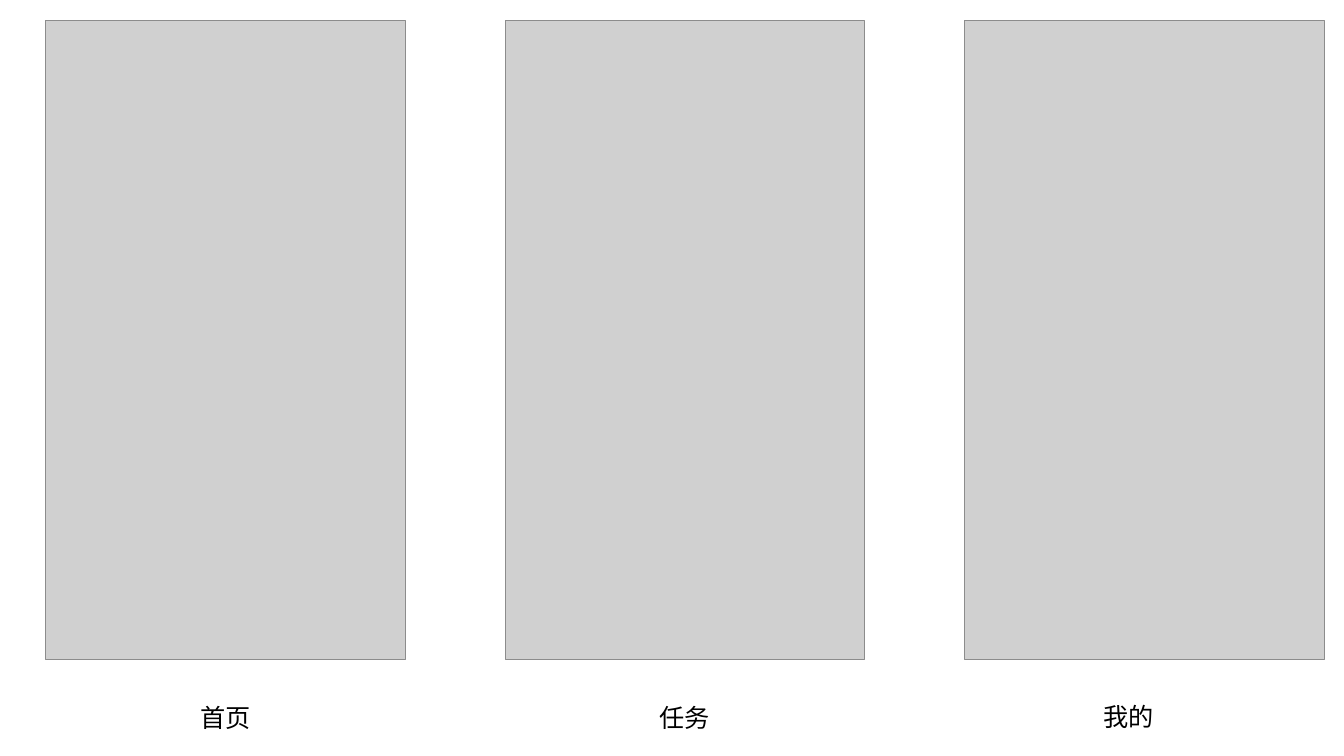
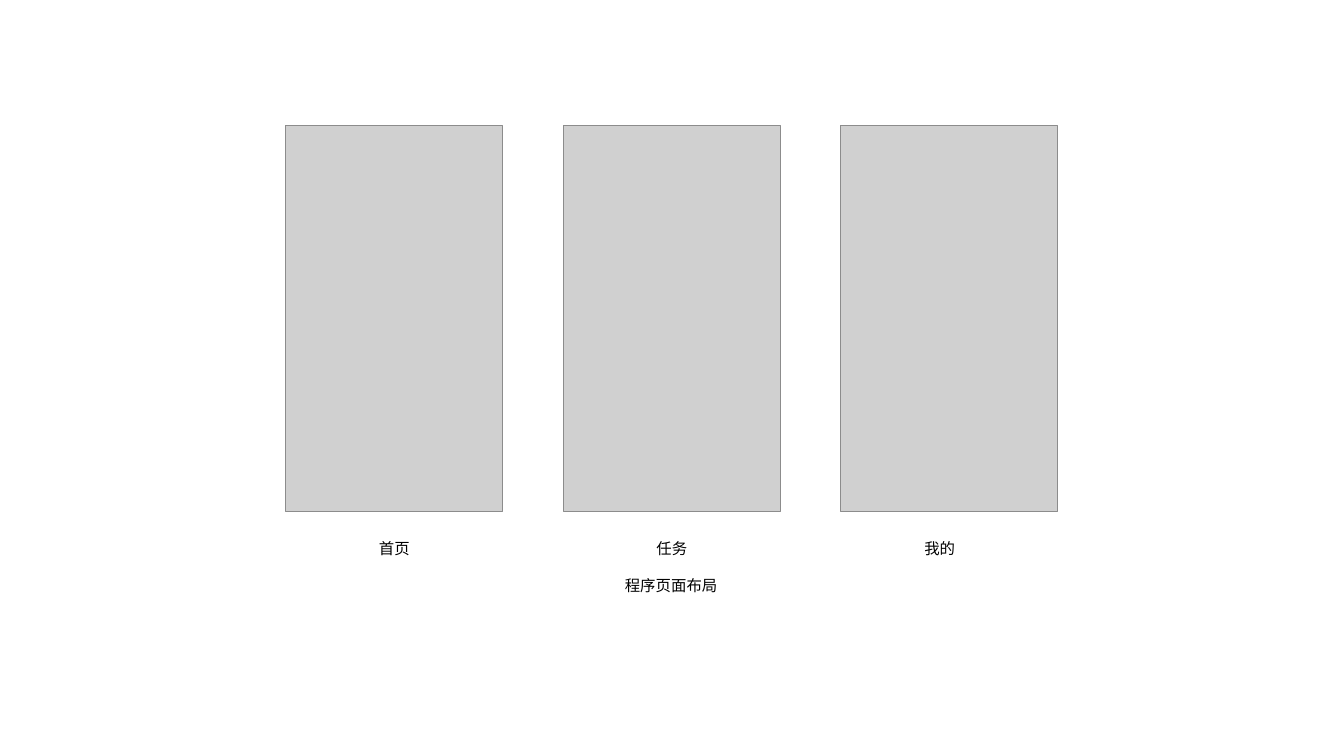
Before and after one commit to goozyshi/Gooit, a slide deck: slide 6 of Gooit自绘图标.pptx. Drawn at 1344x756 pixels with LibreOffice and Linux fonts; fonts in the diff are those of the drawing; grey boxes stand for pictures. Boxes give left, top, right and bottom in pixels: in the first picture for what was removed or moved away, otherwise in the second. Text is boxed around its words. In the diff, an @@ line names an element or a change of style, - is before the commit and + after.

```diff
--- a/Gooit自绘图标.pptx
+++ b/Gooit自绘图标.pptx
@@ picture: place and size @@
-picture at box(45, 21, 405, 659)
+picture at box(286, 126, 503, 511)
@@ picture: place and size @@
-picture at box(505, 21, 865, 659)
+picture at box(564, 126, 780, 511)
@@ picture: place and size @@
-picture at box(965, 21, 1325, 659)
+picture at box(841, 126, 1058, 511)
@@ text "首页": place and size @@
-text "首页" at box(200, 706, 250, 729)
+text "首页" at box(379, 541, 410, 555)
@@ text "任务": place and size @@
-text "任务" at box(660, 706, 710, 729)
+text "任务" at box(656, 541, 687, 556)
@@ size 18 to 11 pt in 3 elements at box(656, 541, 687, 556), box(379, 541, 410, 555), box(924, 541, 955, 556) @@
@@ text "我的": place and size @@
-text "我的" at box(1104, 704, 1154, 728)
+text "我的" at box(924, 541, 955, 556)
@@ text added at box(625, 578, 718, 593), 11 pt, text #000000 @@
+程序页面布局
```
Also in this commit, not shown: 6 other slides changed, 12 other files.
